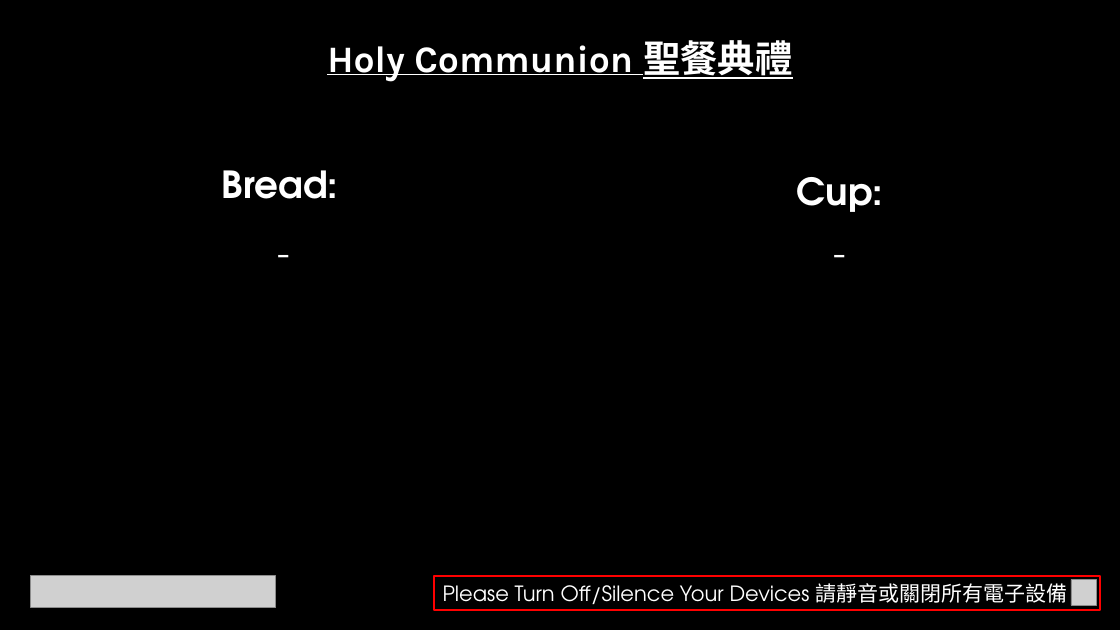
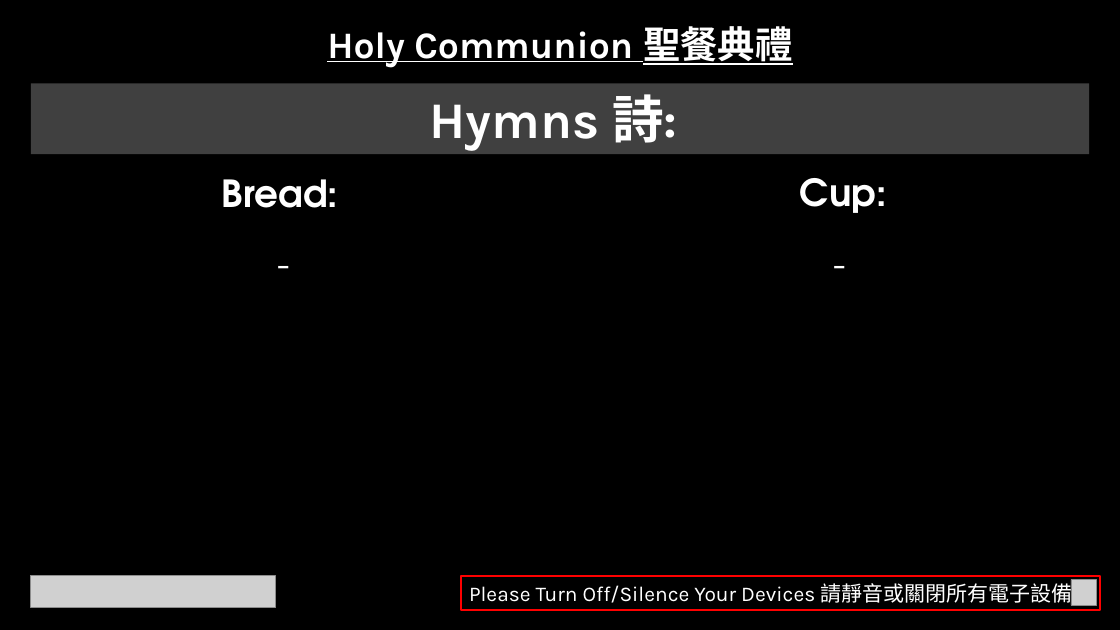
Before and after one commit to calebchanwy/tjc-powerpoint, a slide deck: slide 5 of TJCPowerPoint/Resources/ServiceWidescreen.pptx. Drawn at 1120x630 pixels with LibreOffice and Linux fonts; fonts in the diff are those of the drawing; grey boxes stand for pictures. Boxes give left, top, right and bottom in pixels: in the first picture for what was removed or moved away, otherwise in the second. Text is boxed around its words. In the diff, an @@ line names an element or a change of style, - is before the commit and + after.

```diff
--- a/TJCPowerPoint/Resources/ServiceWidescreen.pptx
+++ b/TJCPowerPoint/Resources/ServiceWidescreen.pptx
@@ text "Holy Communion 聖餐典禮": place and size @@
-text "Holy Communion 聖餐典禮" at [327, 34, 792, 82]
+text "Holy Communion 聖餐典禮" at [327, 20, 792, 68]
@@ rectangle added at [31, 83, 1090, 154], fill #404040, 44 pt, text #FFFFFF, bold @@
+Hymns 詩:
@@ 3 texts: place and size @@
-3 texts at [0, 170, 1120, 270]
+3 texts at [0, 179, 1120, 281]
@@ rectangle "Please Turn Off/Silence Your Devices ...": place and size @@
-rectangle "Please Turn Off/Silence Your Devices ..." at [434, 576, 1101, 610]
+rectangle "Please Turn Off/Silence Your Devices ..." at [461, 576, 1101, 610]
@@ rectangle "Please Turn Off/Silence Your Devices ..." at [461, 576, 1101, 610]: font TeX Gyre Adventor to Karla in "Please Turn Off/Silence Your Devices"; font TeX Gyre Adventor to Noto Sans CJK TC in "請靜音或關閉所有電子設備" @@
```
Also in this commit, not shown: 7 other slides changed, 17 other files.
